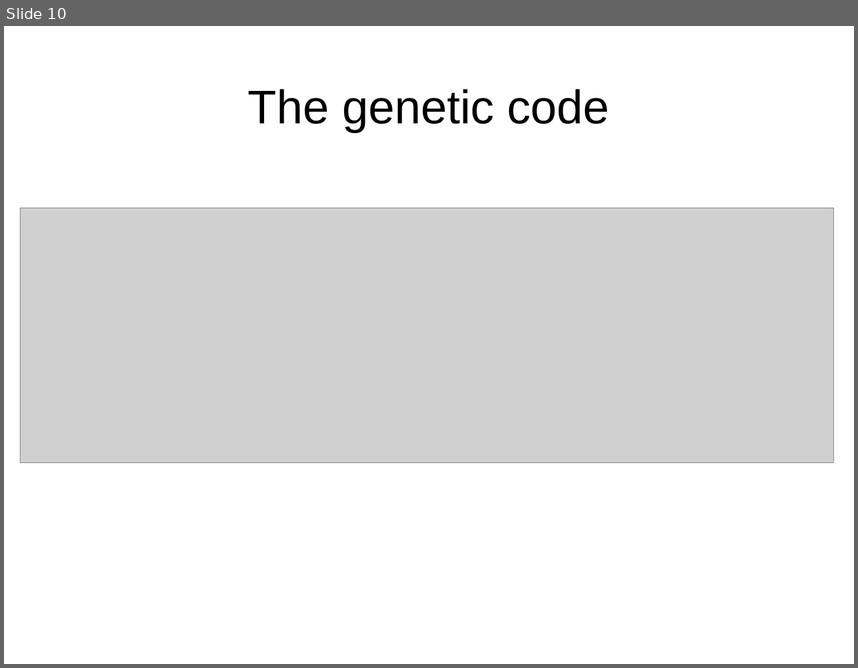
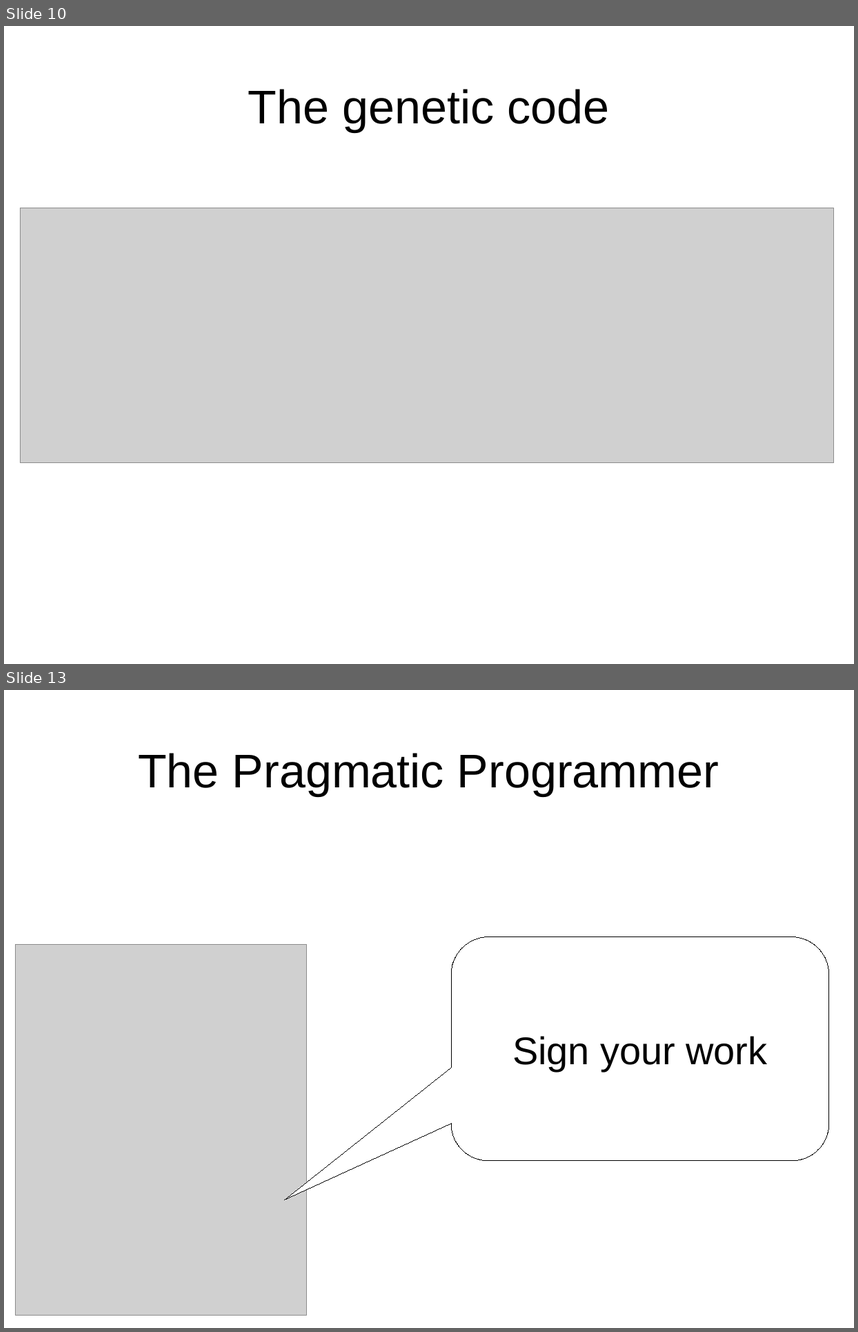
Before and after one commit to richelbilderbeek/tece_logo, a slide deck: presentation.odp. Shown one above the other, each under a label of ours: slide 10 before the commit, slides 10 and 13 after it; the slides between them are not shown. The pictures are 858x668 and 858x1332 pixels, drawn with LibreOffice and Linux fonts; fonts in the diff are those of the drawing; grey boxes stand for pictures. Boxes give left, top, right and bottom in pixels: in the first picture for what was removed or moved away, otherwise in the second. Text is boxed around its words. In the diff, an @@ line names an element or a change of style, - is before the commit and + after.

```diff
--- a/presentation.odp
+++ b/presentation.odp
@@ slide 13 added at [4,690,854,1328], background #FFFFFF @@
@@ title added at [138,753,719,796], 44 pt, text #000000 @@
+The Pragmatic Programmer
@@ rounded speech box added at [451,937,829,1161], fill #FFFFFF, outline #000000 0 pt, 36 pt, text #000000 @@
+Sign your work
@@ picture added at [16,945,306,1315] @@
```
Also in this commit, not shown: 2 slides changed, 3 other slides added, 1 slide removed, 5 other files.
